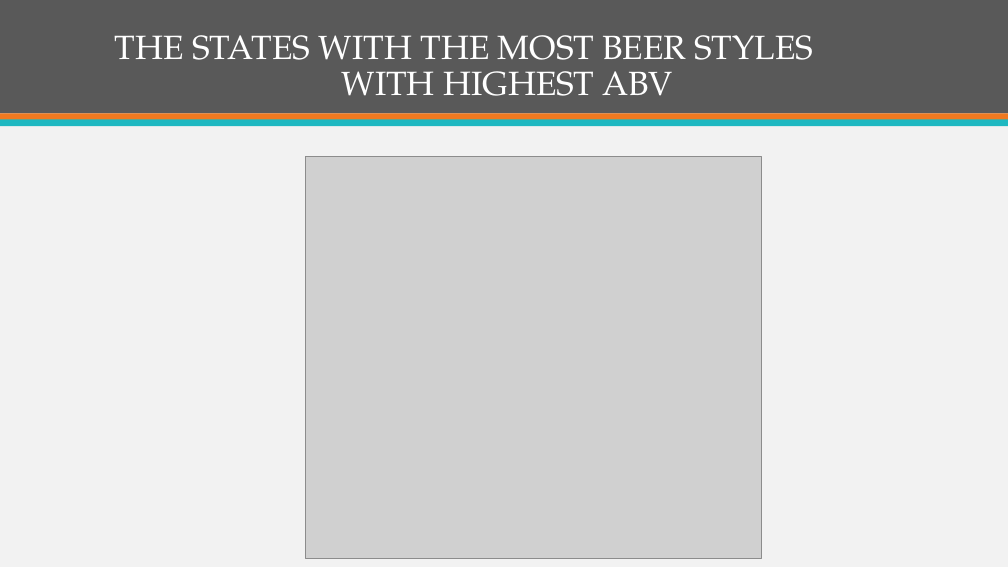
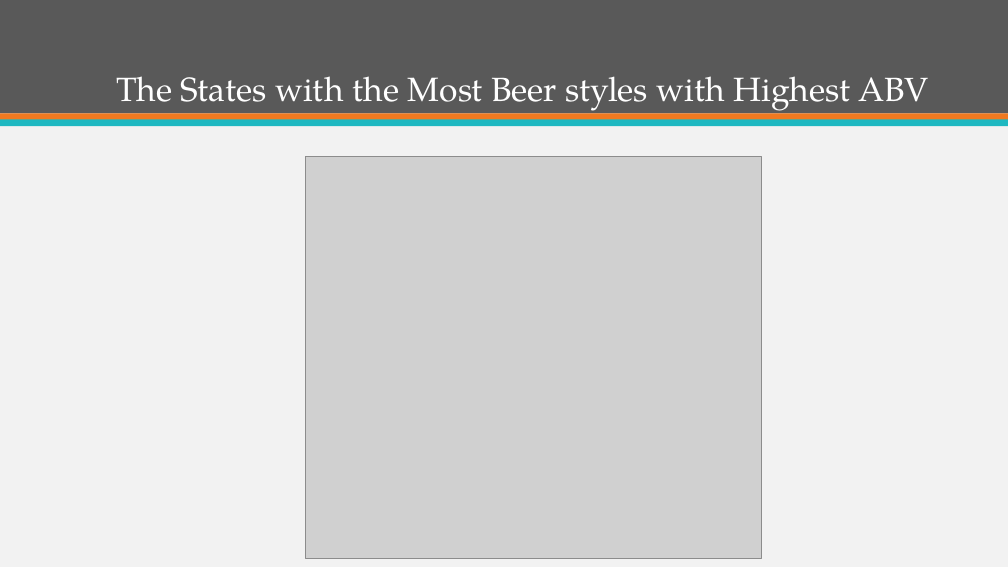
Before and after one commit to ItsGreyedOut/Brewery-Startup, a slide deck: slide 8 of presentation.pptx. Drawn at 1008x567 pixels with LibreOffice and Linux fonts; fonts in the diff are those of the drawing; grey boxes stand for pictures. Boxes give left, top, right and bottom in pixels: in the first picture for what was removed or moved away, otherwise in the second. Text is boxed around its words. In the diff, an @@ line names an element or a change of style, - is before the commit and + after.

```diff
--- a/presentation.pptx
+++ b/presentation.pptx
@@ title at (x1=116, y1=76, x2=929, y2=114): text changed @@
-THE STATES WITH THE MOST BEER STYLES
-WITH HIGHEST ABV
+The States with the Most Beer styles with Highest ABV
```
Also in this commit, not shown: 6 other slides changed, 2 other files.
